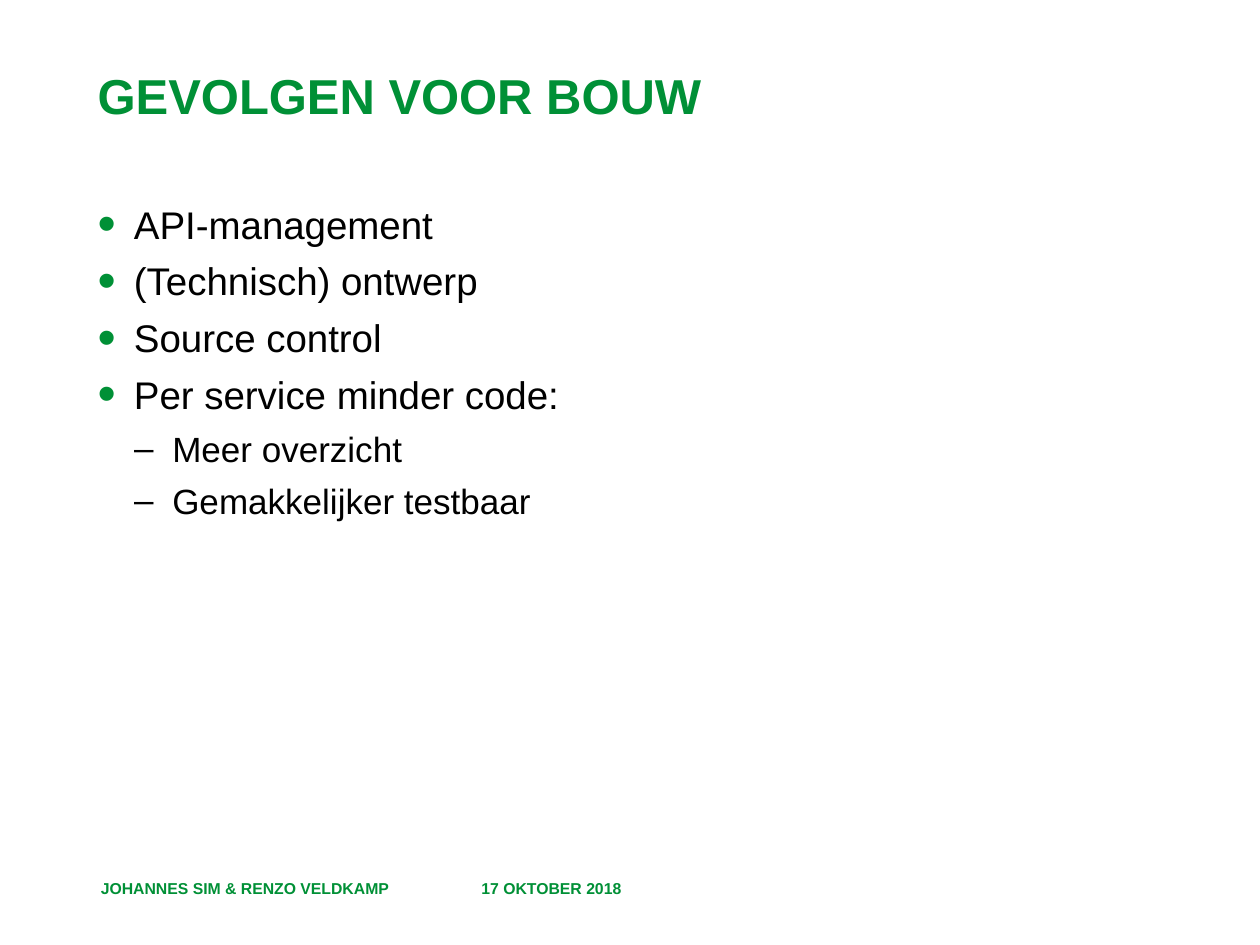
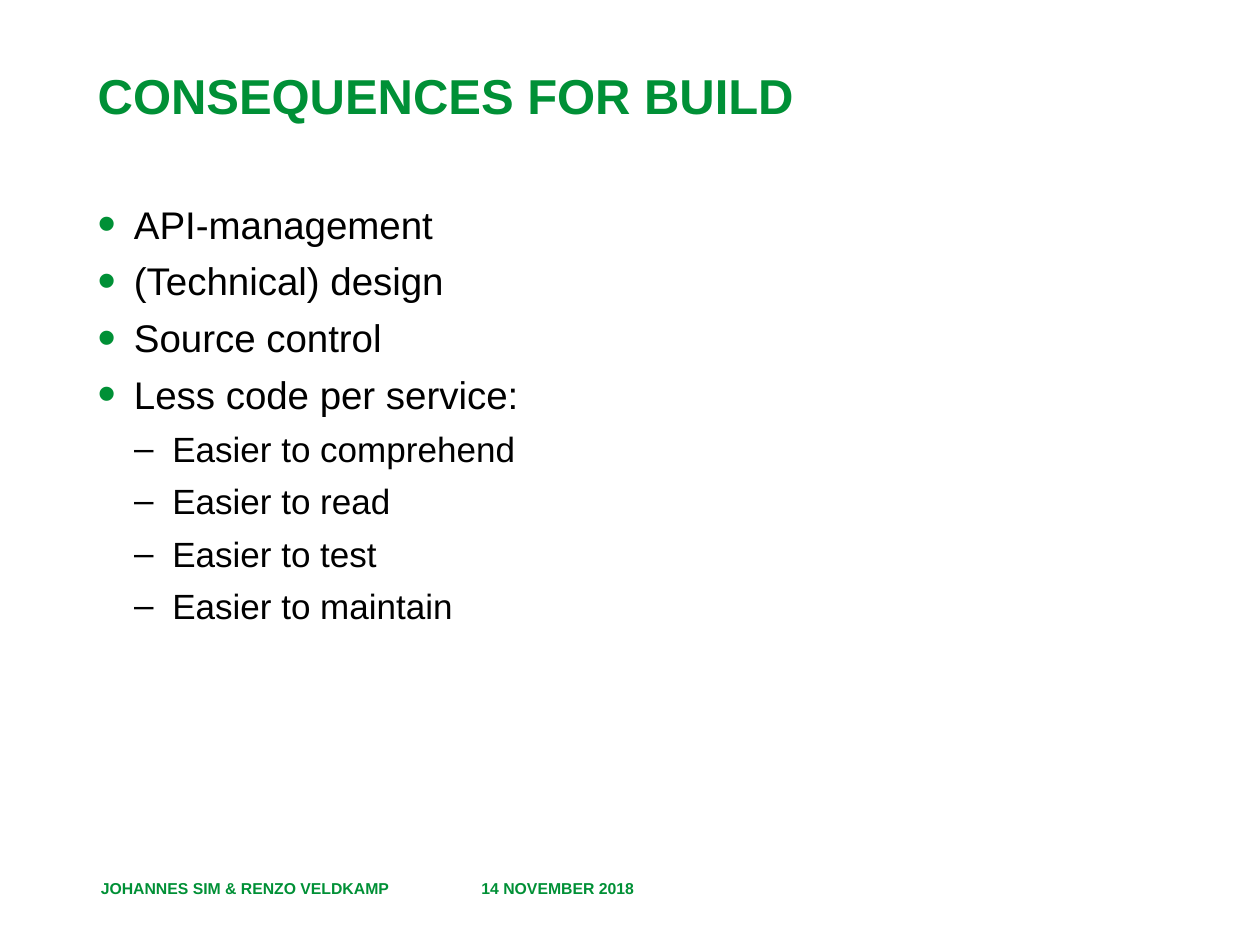
Before and after one commit to RenzoVeldkamp/MicroContainer, a slide deck: slide 4 of Presentatie/Microservices 102.pptx. Drawn at 1260x945 pixels with LibreOffice and Linux fonts; fonts in the diff are those of the drawing; background and template pictures are left out. Boxes give left, top, right and bottom in pixels: in the first picture for what was removed or moved away, otherwise in the second. Text is boxed around its words. In the diff, an @@ line names an element or a change of style, - is before the commit and + after.

```diff
--- a/Presentatie/Microservices 102.pptx
+++ b/Presentatie/Microservices 102.pptx
@@ title at <box>98,79,794,124</box>: text changed @@
-GEVOLGEN VOOR BOUW
+CONSEQUENCES FOR BUILD
@@ text at <box>134,267,443,303</box>: text changed @@
-• (Technisch) ontwerp
+• (Technical) design
@@ text at <box>134,381,518,620</box>: text changed @@
-• Per service minder code:
-  – Meer overzicht
-  – Gemakkelijker testbaar
+• Less code per service:
+  – Easier to comprehend
+  – Easier to read
+  – Easier to test
+  – Easier to maintain
@@ text at <box>481,883,634,894</box>: text changed @@
-17 OKTOBER 2018
+14 NOVEMBER 2018
```
Also in this commit, not shown: 6 other slides changed, 1 slide added, 1 slide removed, 25 other files.
